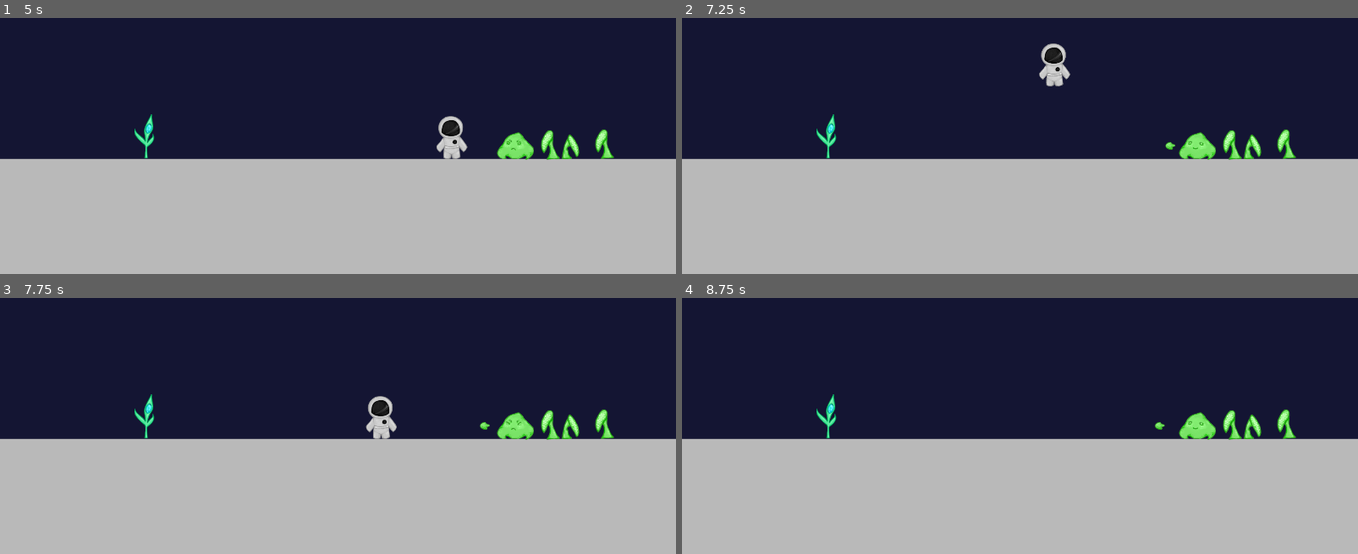
Above: before the commit, frames 1-4 (two rows, left to right).
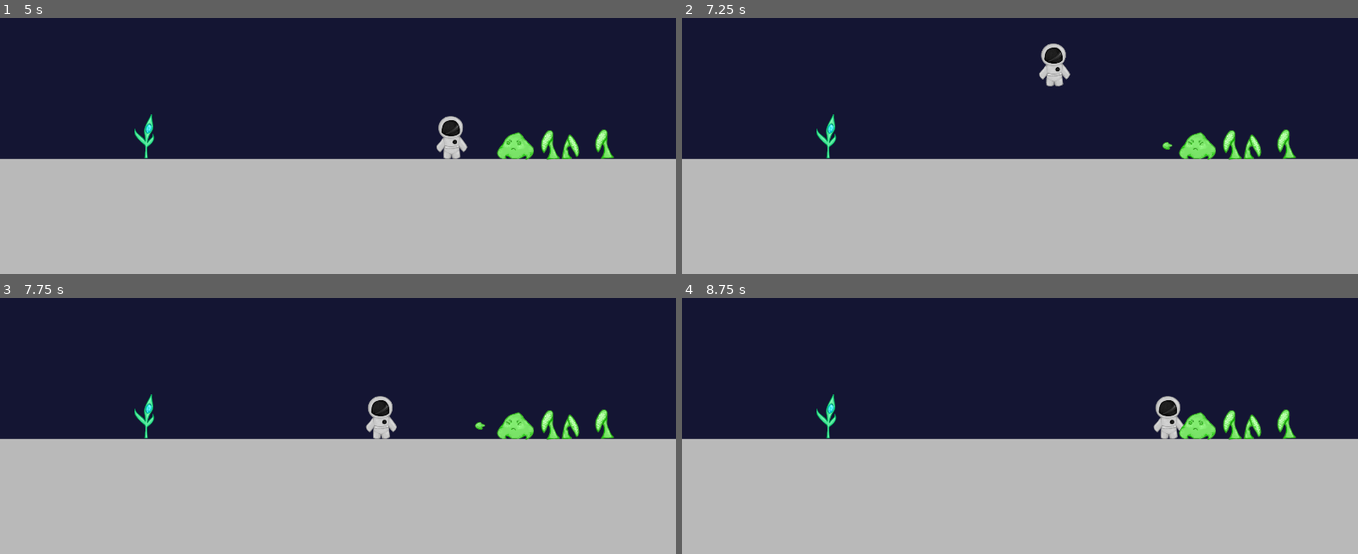
Above: after the commit, the same moments.

Repository: 7riciu/out-of-space
Game: Godot game, scene res://scenes/game.tscn
Same seed, same stepped clock (60 frames per second), same inputs: the game is played once before the commit and once after it.
Inputs:
- Up to frame 1 (5 s): tap Enter at 0.5 s; hold D (Right) 0.53-2.03 s; tap Alt at 0.6, 2.1, 3.6 s; tap Space (Jump) at 0.77, 1.52, 3.02, 3.77, 4.52 s; tap Shift at 1.35, 2.85, 4.35 s; hold A (Left) 2.03-2.78 s; hold D (Right) 2.78-4.28 s; hold A (Left) from 4.28 s (still down)
- Up to frame 2 (7.25 s): release A (Left) at 5.03 s; hold D (Right) 5.03-5.78 s; tap Alt at 5.1, 6.6 s; hold A (Left) from 5.78 s (still down); tap Shift at 5.85 s; tap Space (Jump) at 6.02, 6.77 s
- Up to frame 3 (7.75 s): release A (Left) at 7.28 s; hold D (Right) from 7.28 s (still down); tap Shift at 7.35 s; tap Space (Jump) at 7.52 s
- Up to frame 4 (8.75 s): keep holding D (Right); tap Alt at 8.1 s

Frame 1 is identical in both runs. In frame 2, less than 0.1% of the frame differs, in the area x 71-78%, y 47-52%; in frame 3, less than 0.1%; in frame 4, 0.5%, in the area x 69-78%, y 38-56%.

Commit message:
Fixed slime animations

Diff:
--- a/scenes/slime_splash.tscn
+++ b/scenes/slime_splash.tscn
@@ -23,7 +23,7 @@
 
 [sub_resource type="Animation" id="Animation_2e28q"]
 resource_name = "shoot"
-length = 3.0
+length = 2.0
 tracks/0/type = "value"
 tracks/0/imported = false
 tracks/0/enabled = true
@@ -31,7 +31,7 @@
 tracks/0/interp = 1
 tracks/0/loop_wrap = true
 tracks/0/keys = {
-"times": PackedFloat32Array(0, 3),
+"times": PackedFloat32Array(0, 2),
 "transitions": PackedFloat32Array(1, 1),
 "update": 0,
 "values": [Vector2(0, 0), Vector2(-60, 0)]
@@ -43,7 +43,7 @@
 tracks/1/interp = 1
 tracks/1/loop_wrap = true
 tracks/1/keys = {
-"times": PackedFloat32Array(0, 3),
+"times": PackedFloat32Array(0, 2),
 "transitions": PackedFloat32Array(1, 1),
 "update": 0,
 "values": [Vector2(0, 0), Vector2(-60, 0)]
--- a/scripts/slime.gd
+++ b/scripts/slime.gd
@@ -5,19 +5,23 @@
 @onready var slime_splash_scene = preload("res://scenes/slime_splash.tscn")
 @onready var slime_splash_animation = get_tree().get_first_node_in_group("slime_splash_animation")
 @onready var slime_splash_instance = null
+@onready var plant_fed = false
 @onready var happy = false
 
 func _process(_delta: float) -> void:
-	if slime_area.can_interact:
-		if not happy:
-			$AnimatedSprite2D.play("angry")
-			await get_tree().create_timer(2.0).timeout
-			$AnimatedSprite2D.play("attack")
-			if slime_splash_instance == null:
-				slime_splash_instance = slime_splash_scene.instantiate()
-				slime_splash_instance.position = self.position + Vector2(-60, 0)
-				get_tree().current_scene.add_child(slime_splash_instance)
-		if happy:
-			$AnimatedSprite2D.play("idle")
-	else:
-		$AnimatedSprite2D.play("idle")
+	if not happy:
+		if slime_area.can_interact:
+			await angry()
+			if not slime_area.can_interact:
+				$AnimatedSprite2D.play("idle")
+
+func angry():
+	$AnimatedSprite2D.play("angry")
+	await get_tree().create_timer(2.0).timeout
+	$AnimatedSprite2D.play("attack")
+	if slime_splash_instance == null:
+		slime_splash_instance = slime_splash_scene.instantiate()
+		slime_splash_instance.position = self.position + Vector2(-60, 0)
+		get_tree().current_scene.add_child(slime_splash_instance)
+	await get_tree().create_timer(2.0).timeout
+	$AnimatedSprite2D.play("angry")
--- a/scripts/slime_splash.gd
+++ b/scripts/slime_splash.gd
@@ -7,6 +7,8 @@
 	self.body_entered.connect(on_body_entered)
 	self.body_exited.connect(on_body_exited)
 	$AnimationPlayer.play("shoot")
+	await get_tree().create_timer(2.0).timeout
+	queue_free()
 
 func _process(_delta: float) -> void:
 	if can_interact:
